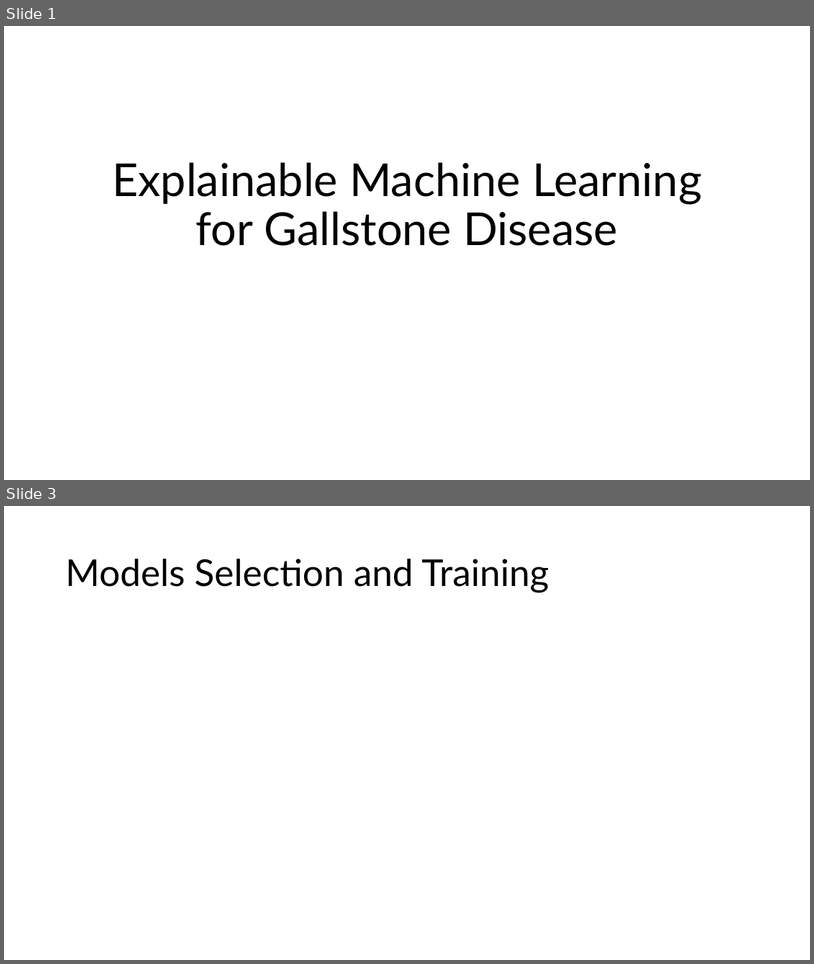
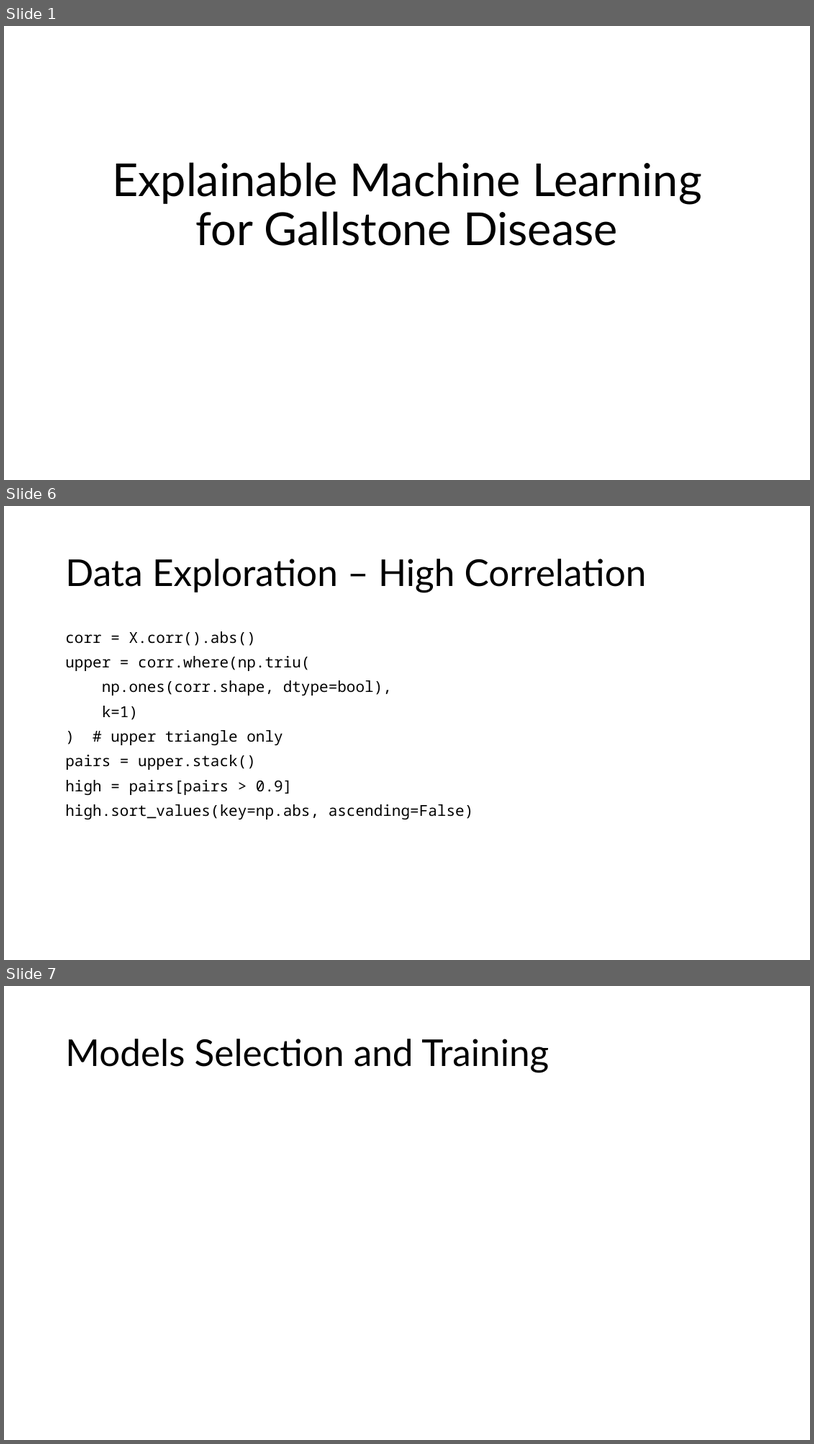
Before and after one commit to MatteoSoldini/DAT540_project, a slide deck: presentation.pptx. Shown one above the other, each under a label of ours: slides 1 and 3 before the commit, slides 1, 6 and 7 after it; the slides between them are not shown. The pictures are 814x964 and 814x1444 pixels, drawn with LibreOffice and Linux fonts; fonts in the diff are those of the drawing. Boxes give left, top, right and bottom in pixels: in the first picture for what was removed or moved away, otherwise in the second. Text is boxed around its words. In the diff, an @@ line names an element or a change of style, - is before the commit and + after.

```diff
--- a/presentation.pptx
+++ b/presentation.pptx
@@ slide 6 added at <box>4,506,810,960</box>, background #FFFFFF @@
@@ title added at <box>65,559,647,592</box>, 44 pt, text #000000 @@
+Data Exploration – High Correlation
@@ text added at <box>65,631,474,819</box>, 18 pt, text #000000 @@
+corr = X.corr().abs()
+upper = corr.where(np.triu(
+np.ones(corr.shape, dtype=bool),
+k=1)
+) # upper triangle only
+pairs = upper.stack()
+high = pairs[pairs > 0.9]
+high.sort_values(key=np.abs, ascending=False)
@@ what was slide 3 is now slide 7 @@
```
Also in this commit, not shown: 1 slide changed, 3 other slides added, 1 other file.
